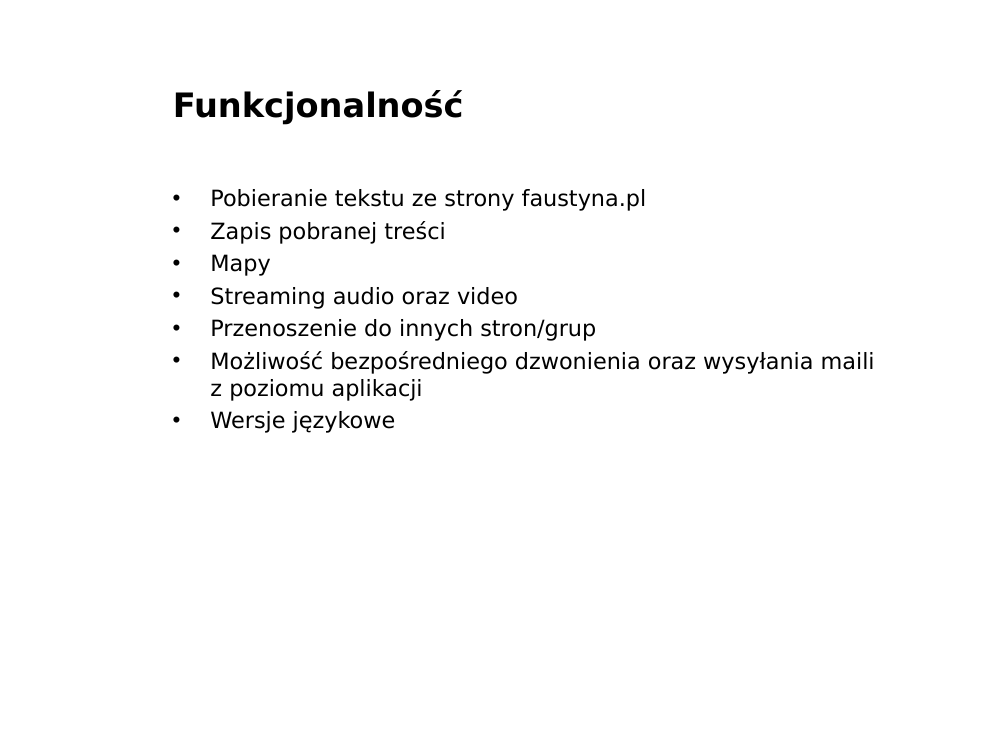
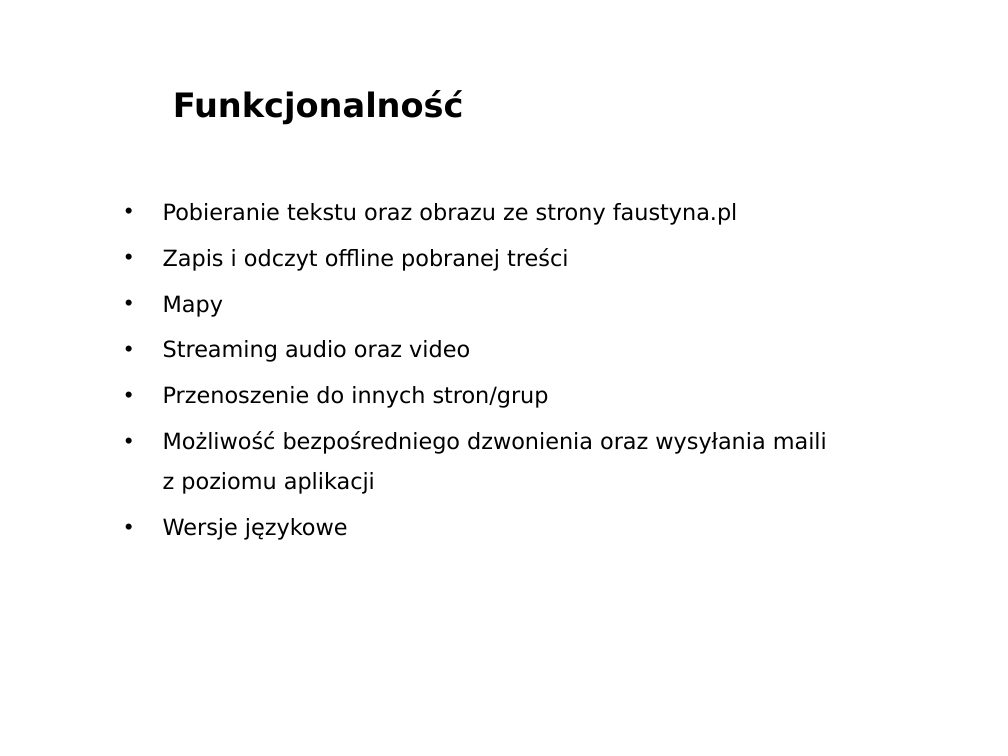
Before and after one commit to kslusarczyk/lagiewniki, a slide deck: slide 5 of laboratorium_dyplomowe.ppt. Drawn at 1008x756 pixels with LibreOffice and Linux fonts; fonts in the diff are those of the drawing; background and template pictures are left out. Boxes give left, top, right and bottom in pixels: in the first picture for what was removed or moved away, otherwise in the second. Text is boxed around its words. In the diff, an @@ line names an element or a change of style, - is before the commit and + after.

```diff
--- a/laboratorium_dyplomowe.ppt
+++ b/laboratorium_dyplomowe.ppt
@@ text "Pobieranie tekstu oraz obrazu ze ...": place and size @@
-text "Pobieranie tekstu oraz obrazu ze ..." at bbox=[210, 189, 875, 433]
+text "Pobieranie tekstu oraz obrazu ze ..." at bbox=[163, 203, 827, 540]
@@ text at bbox=[163, 203, 738, 271]: text changed @@
-• Pobieranie tekstu ze strony faustyna.pl
-• Zapis pobranej treści
+• Pobieranie tekstu oraz obrazu ze strony faustyna.pl
+• Zapis i odczyt offline pobranej treści
@@ text at bbox=[163, 295, 827, 540]: line spacing 1 to 1.5 @@
```
Also in this commit, not shown: 3 other slides changed.
